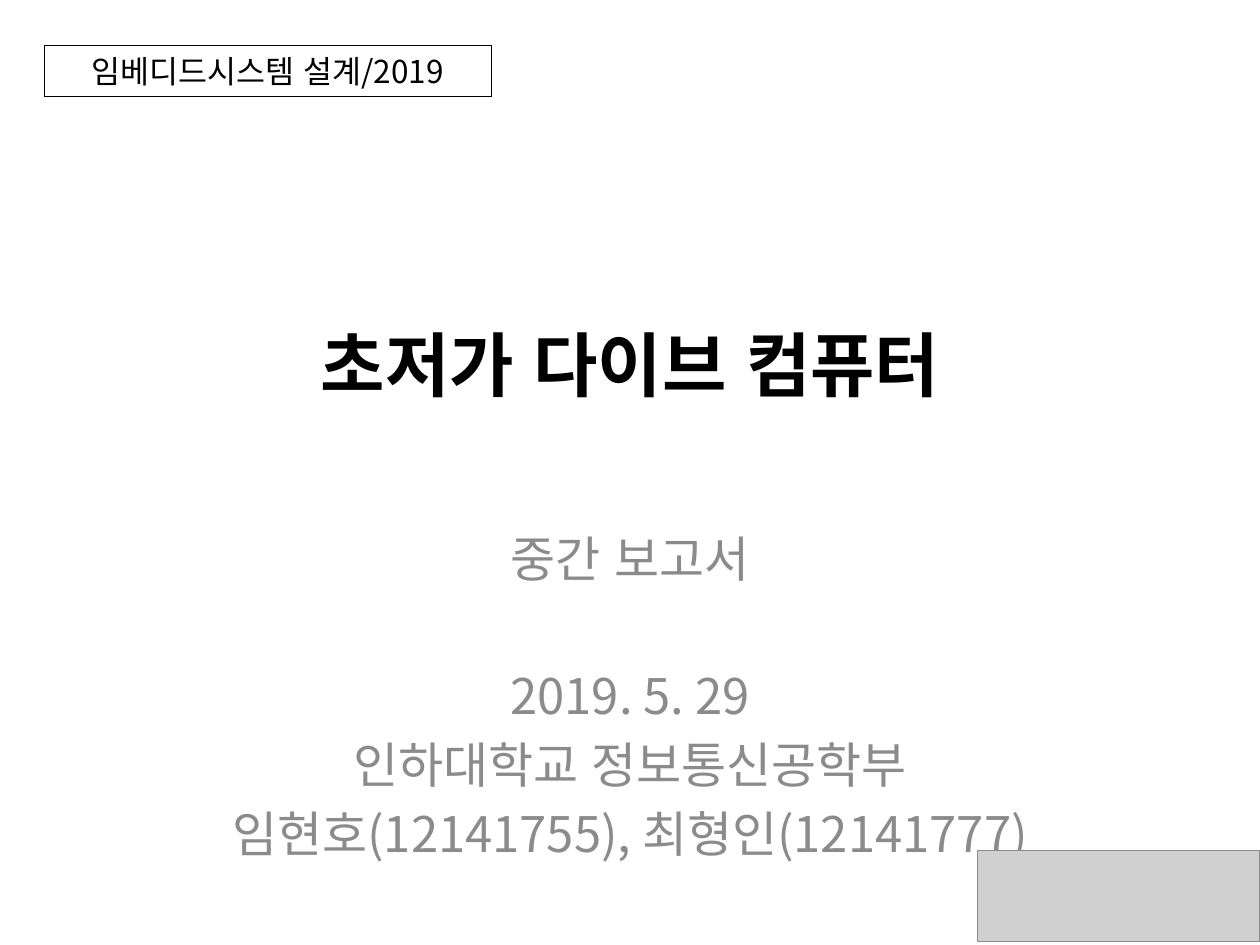
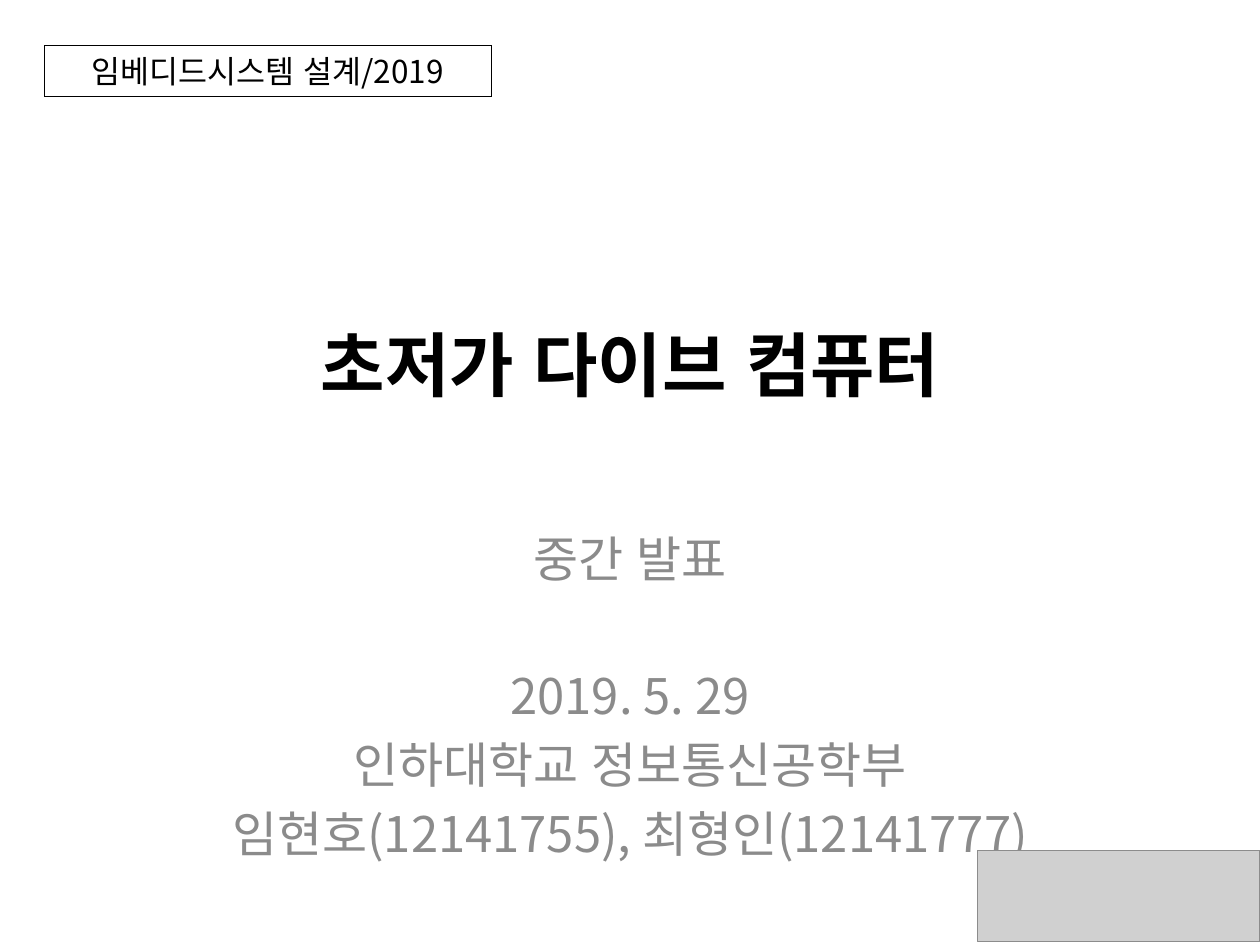
Before and after one commit to gusghrlrl101/Diving-Computer, a slide deck: slide 1 of 발표관련/임베디드_중간보고.pptx. Drawn at 1260x945 pixels with LibreOffice and Linux fonts; fonts in the diff are those of the drawing; grey boxes stand for pictures. Boxes give left, top, right and bottom in pixels: in the first picture for what was removed or moved away, otherwise in the second. Text is boxed around its words. In the diff, an @@ line names an element or a change of style, - is before the commit and + after.

```diff
--- a/발표관련/임베디드_중간보고.pptx
+++ b/발표관련/임베디드_중간보고.pptx
@@ subtitle at box(533, 536, 727, 581): text changed @@
-중간 보고서
+중간 발표
```
Also in this commit, not shown: 9 other slides changed, 5 slides added, 1 other file.
